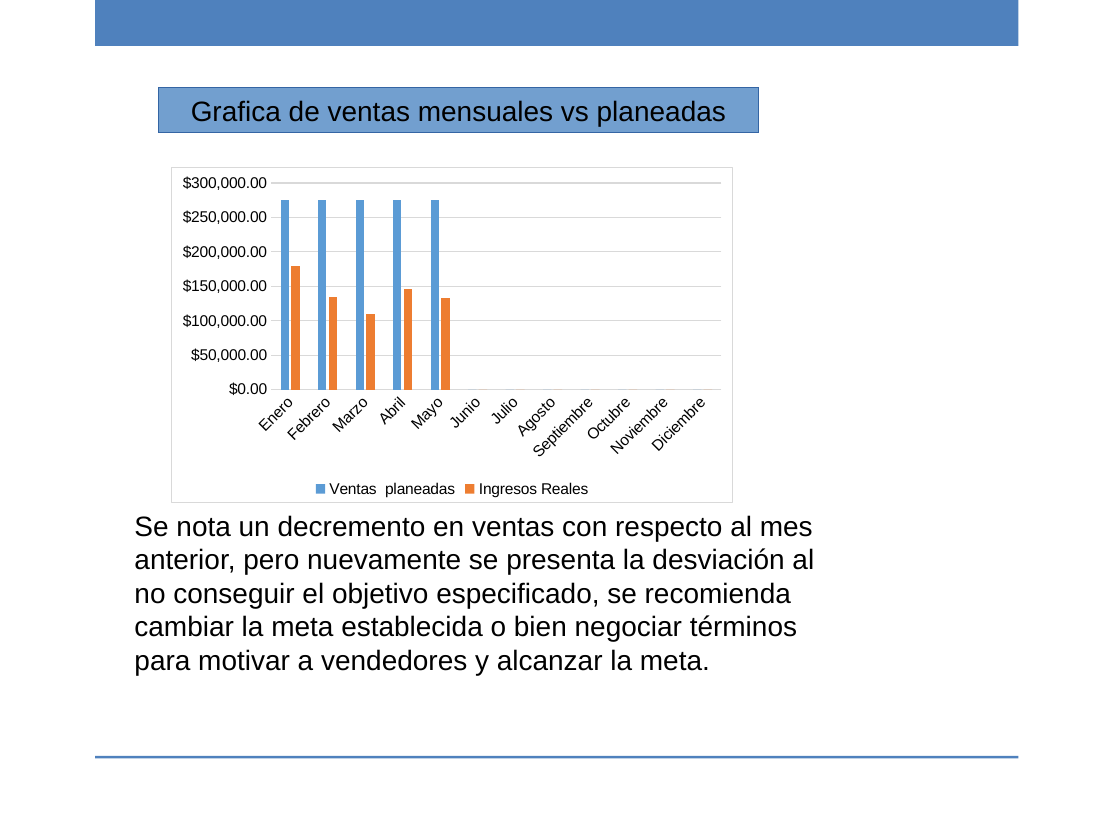
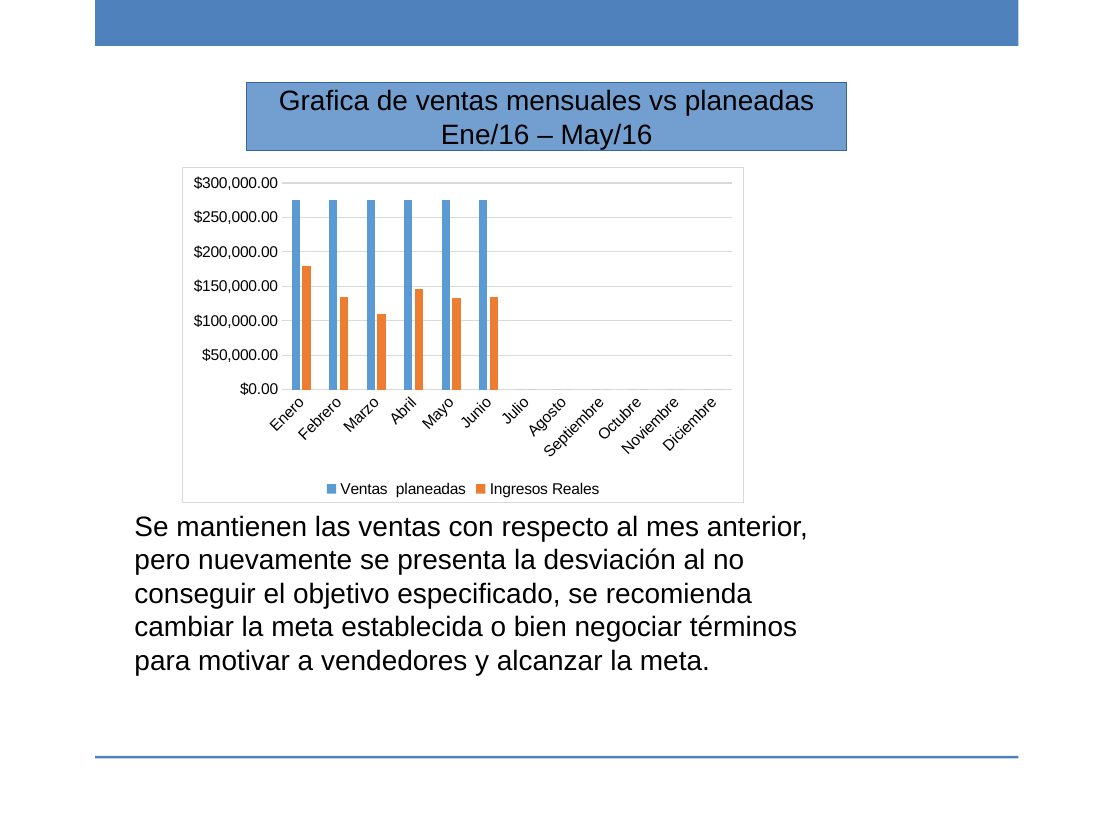
Before and after one commit to ricardo-novelasos/SOSQTP, a slide deck: slide 17 of Proyectos/2016/Métricas y monitoreo/Reporte_monitoreo_2016.pptx. Drawn at 1120x840 pixels with LibreOffice and Linux fonts; fonts in the diff are those of the drawing; background and template pictures are left out. Boxes give left, top, right and bottom in pixels: in the first picture for what was removed or moved away, otherwise in the second. Text is boxed around its words. In the diff, an @@ line names an element or a change of style, - is before the commit and + after.

Commit message:
Reporte de monitores mes de junio

```diff
--- a/Proyectos/2016/Métricas y monitoreo/Reporte_monitoreo_2016.pptx
+++ b/Proyectos/2016/Métricas y monitoreo/Reporte_monitoreo_2016.pptx
@@ rectangle "Grafica de ventas mensuales vs ...": place and size @@
-rectangle "Grafica de ventas mensuales vs ..." at <box>159,87,758,132</box>
+rectangle "Grafica de ventas mensuales vs ..." at <box>246,83,846,151</box>
@@ text in rectangle at <box>441,123,653,149</box>: paragraph added @@
+Ene/16 – May/16
@@ column chart at <box>181,167,744,503</box> @@
@@ Ventas  planeadas, Junio: 0 to 275000 @@
@@ Ingresos Reales, Junio: - to 135000 @@
@@ column chart: place and size @@
-column chart at <box>171,167,734,503</box>
+column chart at <box>181,167,744,503</box>
@@ text at <box>134,515,808,675</box>: text changed @@
-Se nota un decremento en ventas con respecto al mes anterior, pero nuevamente se presenta la desviación al no conseguir el objetivo especificado, se recomienda cambiar la meta establecida o bien negociar términos para motivar a vendedores y alcanzar la meta.
+Se mantienen las ventas con respecto al mes anterior, pero nuevamente se presenta la desviación al no conseguir el objetivo especificado, se recomienda cambiar la meta establecida o bien negociar términos para motivar a vendedores y alcanzar la meta.
```
Also in this commit, not shown: 18 other slides changed, 2 slides added, 2 slides removed, 2 other files.
